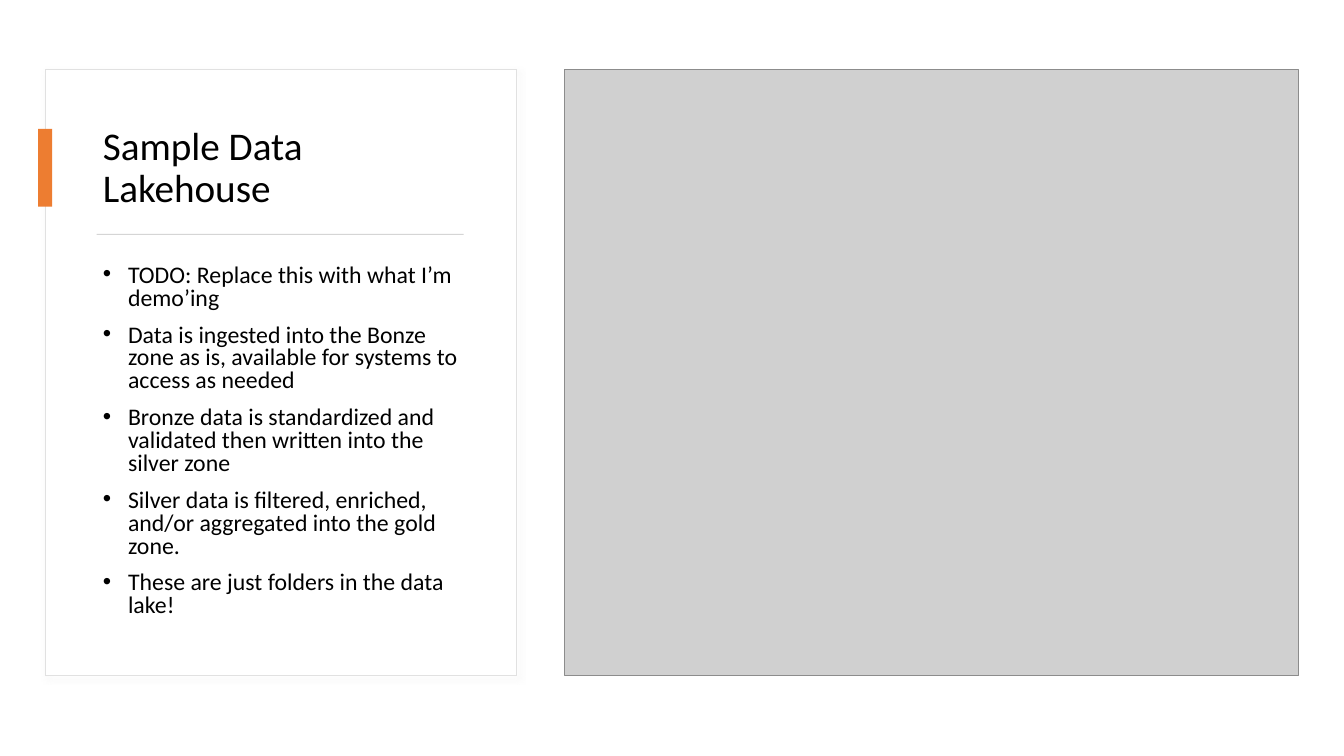
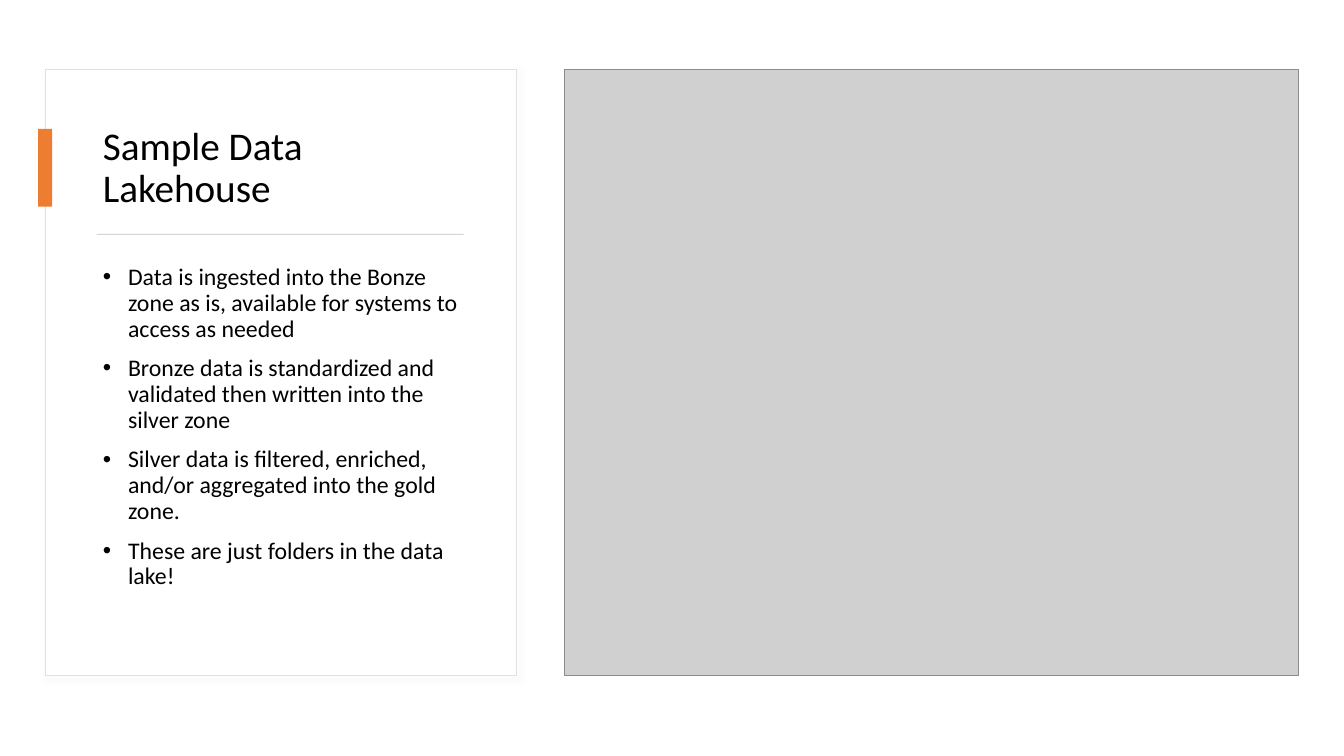
Before and after one commit to shswindell42/Presentations, a slide deck: slide 15 of Building a Data Lakehouse/Building a Data Lakehouse.pptx. Drawn at 1344x756 pixels with LibreOffice and Linux fonts; fonts in the diff are those of the drawing; grey boxes stand for pictures. Boxes give left, top, right and bottom in pixels: in the first picture for what was removed or moved away, otherwise in the second. Text is boxed around its words. In the diff, an @@ line names an element or a change of style, - is before the commit and + after.

Commit message:
Added style

```diff
--- a/Building a Data Lakehouse/Building a Data Lakehouse.pptx
+++ b/Building a Data Lakehouse/Building a Data Lakehouse.pptx
@@ text "Data is ingested into the ..." at [128, 268, 457, 584]: line spacing 0.8 to 0.9 @@
@@ text at [128, 266, 451, 310]: paragraph removed @@
-• TODO: Replace this with what I’m demo’ing
```
Also in this commit, not shown: 12 other slides changed.
